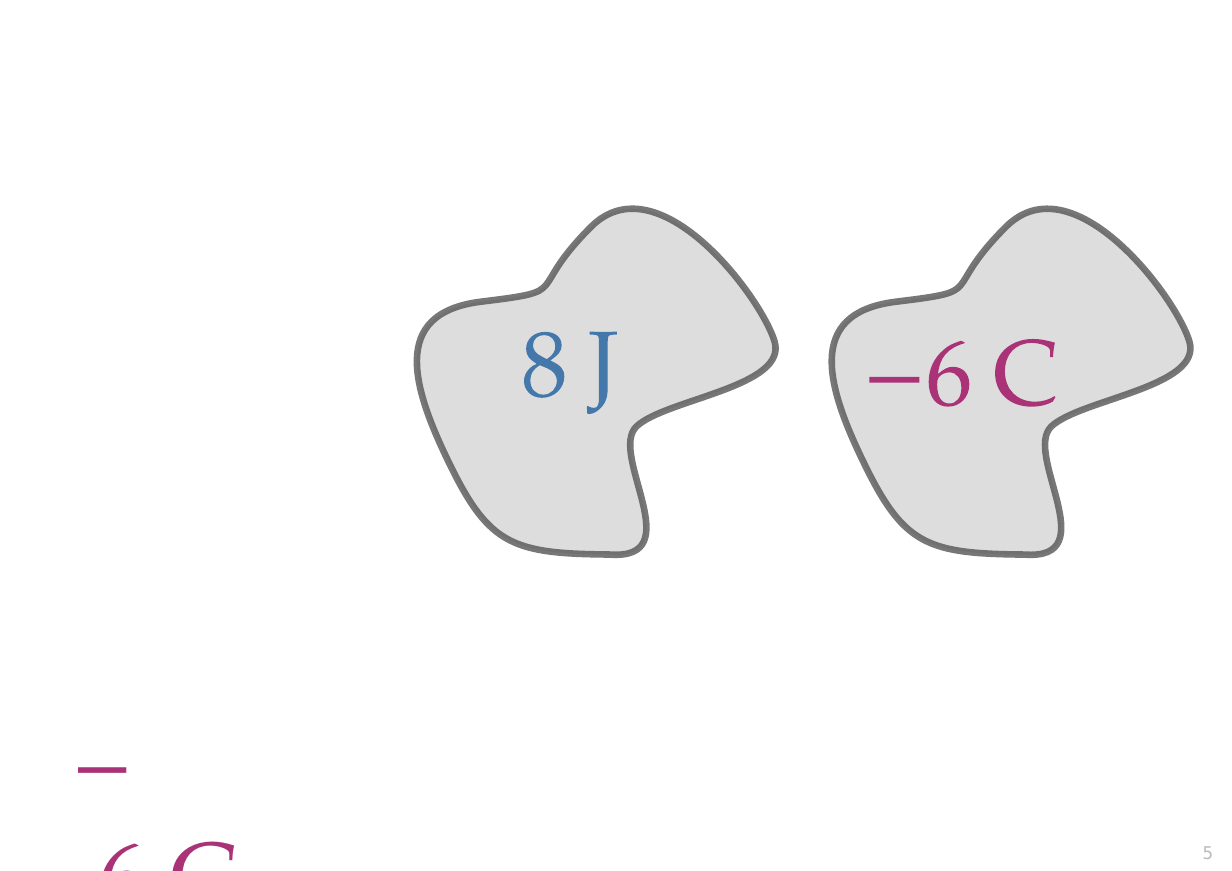
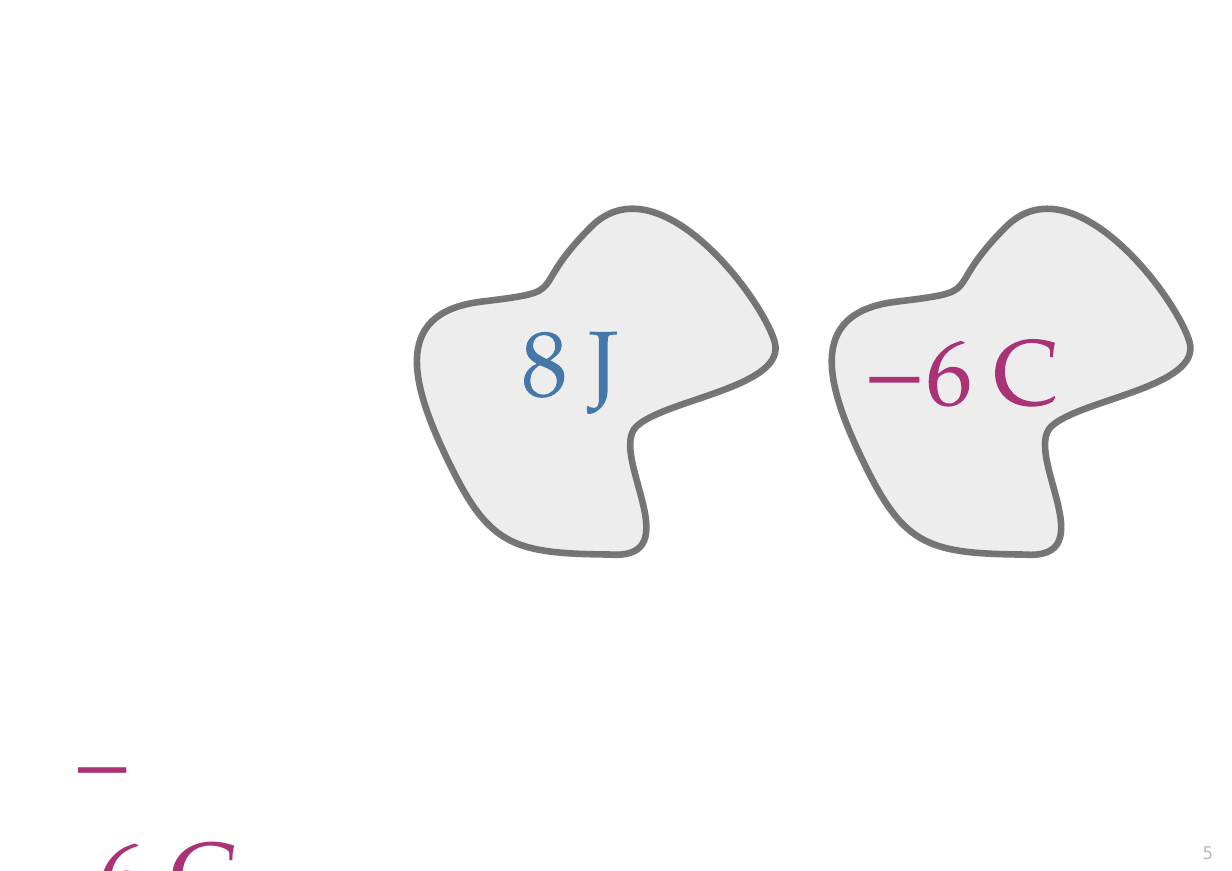
Before and after one commit to pglpm/7wonders, a slide deck: slide 5 of drawings.odp. Drawn at 1232x871 pixels with LibreOffice and Linux fonts; fonts in the diff are those of the drawing. Boxes give left, top, right and bottom in pixels: in the first picture for what was removed or moved away, otherwise in the second. Text is boxed around its words. In the diff, an @@ line names an element or a change of style, - is before the commit and + after.

```diff
--- a/drawings.odp
+++ b/drawings.odp
@@ freeform shape at <box>417,209,776,554</box>: fill #555555 at 20% opacity to #BBBBBB at 25% opacity @@
@@ freeform shape at <box>832,209,1190,554</box>: fill #555555 at 20% opacity to #BBBBBB at 25% opacity @@
```
Also in this commit, not shown: 3 other slides changed, 22 other files.
